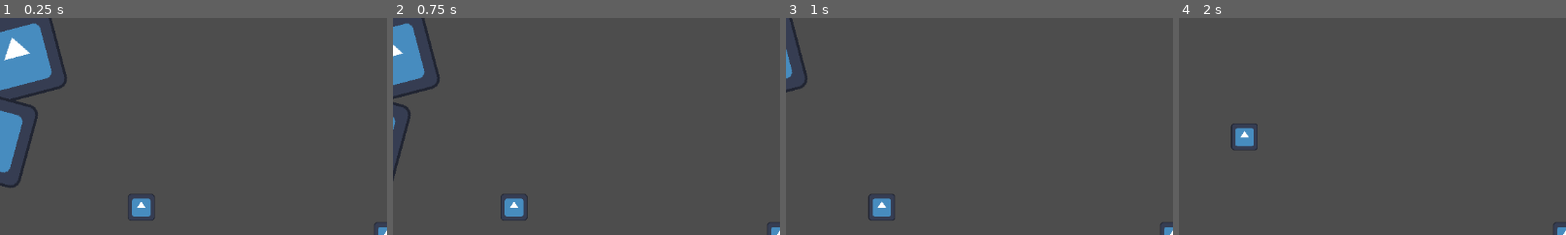
Above: before the commit, frames 1-4 (left to right).
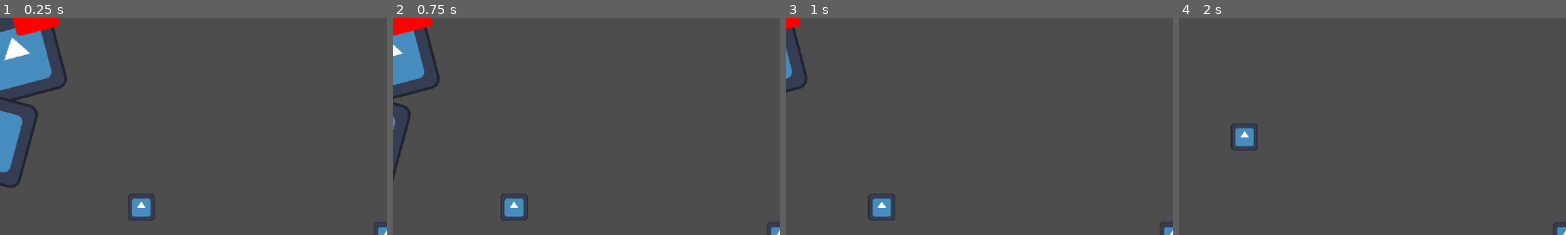
Above: after the commit, the same moments.

Repository: Jollista/Deadsteel
Game: Godot game, scene res://test.tscn
Same seed, same stepped clock (60 frames per second), same inputs: the game is played once before the commit and once after it. The project has no main scene, so this scene is started directly. The engine's default icon, where the game draws it, is replaced by a stand-in: a white triangle on a blue panel in a dark square.
Inputs (mouse positions are % of the whole screen's width and height, from its top left):
- Up to frame 1 (0.25 s): no input
- Up to frame 2 (0.75 s): tap Enter at 0.5 s; move the mouse to (72, 45) at 0.52 s; hold D (right) from 0.53 s (still down); click (72, 45) at 0.6 s
- Up to frame 3 (1 s): keep holding D (right); right-click (72, 45) at 0.8 s
- Up to frame 4 (2 s): move the mouse to (30, 55) at 1.27 s; release D (right) at 1.28 s; hold S (down) from 1.28 s (still down); right-click (30, 55) at 1.35 s; click (30, 55) at 1.55 s
The pictures show only the part of the screen within x 0-50%, y 0-50%; the shares and areas given below are measured in that part.

The runs differ from the first frame. In frame 1, 0.7% of the frame differs, in the area x 3-16%, y 0-9%; in frame 2, 0.6%; in frame 3, 0.2%; in frame 4, nothing differs.

Commit message:
Added reversing and temporary movement indicator to engine

Diff:
--- a/Trains/engine.gd
+++ b/Trains/engine.gd
@@ -20,6 +20,10 @@
 	# stop self
 	stopping = !stopping
 
+# reverse direction
+func reverse():
+	MAX_SPEED = -MAX_SPEED
+
 # determine action based on stopping
 func manage_speed():
 	if stopping:
@@ -40,10 +44,33 @@
 	# update tail's position
 	update_next_car()
 
+# determine train movement and manage its speed/acceleration
 func car_action():
-	determine_braking()
+	determine_movement()
 	manage_speed()
 
-func determine_braking():
-	if player_on_board and Input.is_action_just_pressed("car_action"):
-		toggle_brake()
+func determine_movement():
+	if player_on_board:
+		# if braking
+		if Input.is_action_just_pressed("car_action"):
+			toggle_brake()
+
+		# if reversing
+		if Input.is_action_just_pressed("car_action2"):
+			reverse()
+
+	# animate directional/braking indicator
+	animate_indicator()
+
+var braking_color = Color(255,0,0)
+var going_color = Color(0,255,0)
+var reverse_color = Color(0,255,255)
+
+func animate_indicator():
+	if stopping:
+		$StaticBody2D/Sprite2D/DirectionIndicator.modulate = braking_color
+	else:
+		if MAX_SPEED < 0:
+			$StaticBody2D/Sprite2D/DirectionIndicator.modulate = reverse_color
+		else:
+			$StaticBody2D/Sprite2D/DirectionIndicator.modulate = going_color
--- a/Trains/engine.tscn
+++ b/Trains/engine.tscn
@@ -14,6 +14,13 @@
 [node name="Sprite2D" type="Sprite2D" parent="StaticBody2D"]
 texture = ExtResource("1_h6dc2")
 
+[node name="DirectionIndicator" type="Sprite2D" parent="StaticBody2D/Sprite2D"]
+modulate = Color(1, 0, 0, 1)
+position = Vector2(41, -45)
+rotation = 1.5708
+scale = Vector2(0.28125, 0.515625)
+texture = ExtResource("1_h6dc2")
+
 [node name="CollisionPolygon2D" type="CollisionPolygon2D" parent="StaticBody2D"]
 polygon = PackedVector2Array(-64, -64, 64, -64, 64, 64, -64, 64)
 
--- a/project.godot
+++ b/project.godot
@@ -51,6 +51,11 @@
 "events": [Object(InputEventMouseButton,"resource_local_to_scene":false,"resource_name":"","device":-1,"window_id":0,"a …(236 unchanged characters)…
 ]
 }
+car_action2={
+"deadzone": 0.5,
+"events": [Object(InputEventMouseButton,"resource_local_to_scene":false,"resource_name":"","device":-1,"window_id":0,"alt_pressed":false,"shift_pressed":false,"ctrl_pressed":false,"meta_pressed":false,"button_mask":0,"position":Vector2(0, 0),"global_position":Vector2(0, 0),"factor":1.0,"button_index":2,"pressed":false,"double_click":false,"script":null)
+]
+}
 
 [physics]
 
